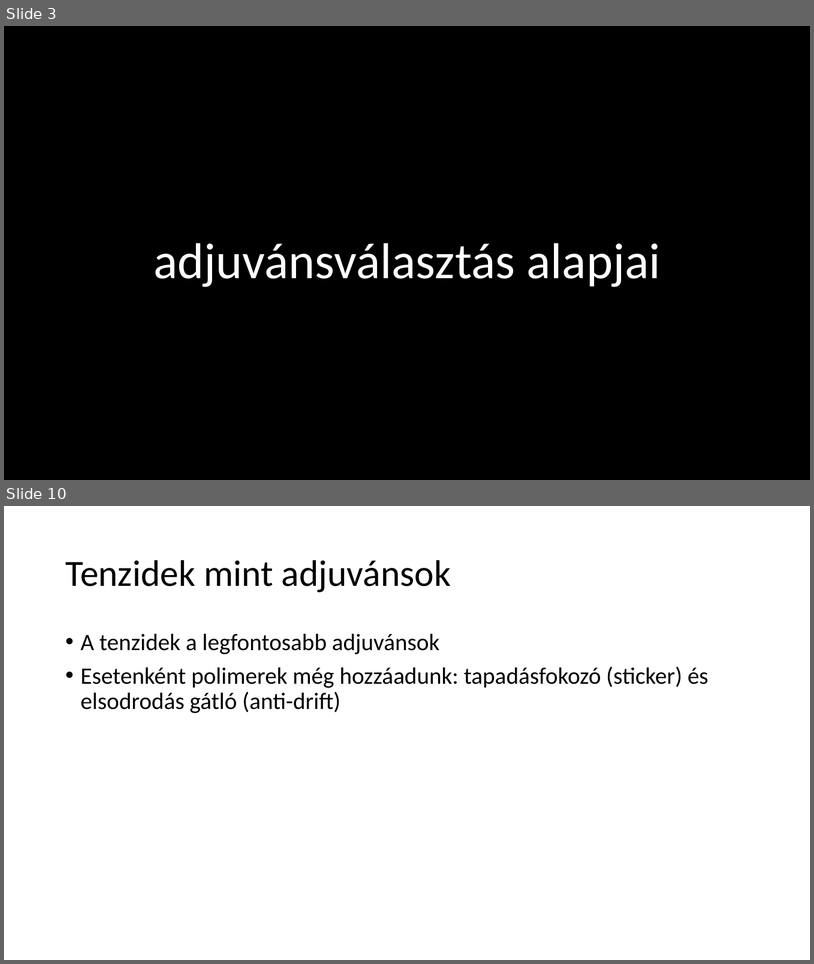
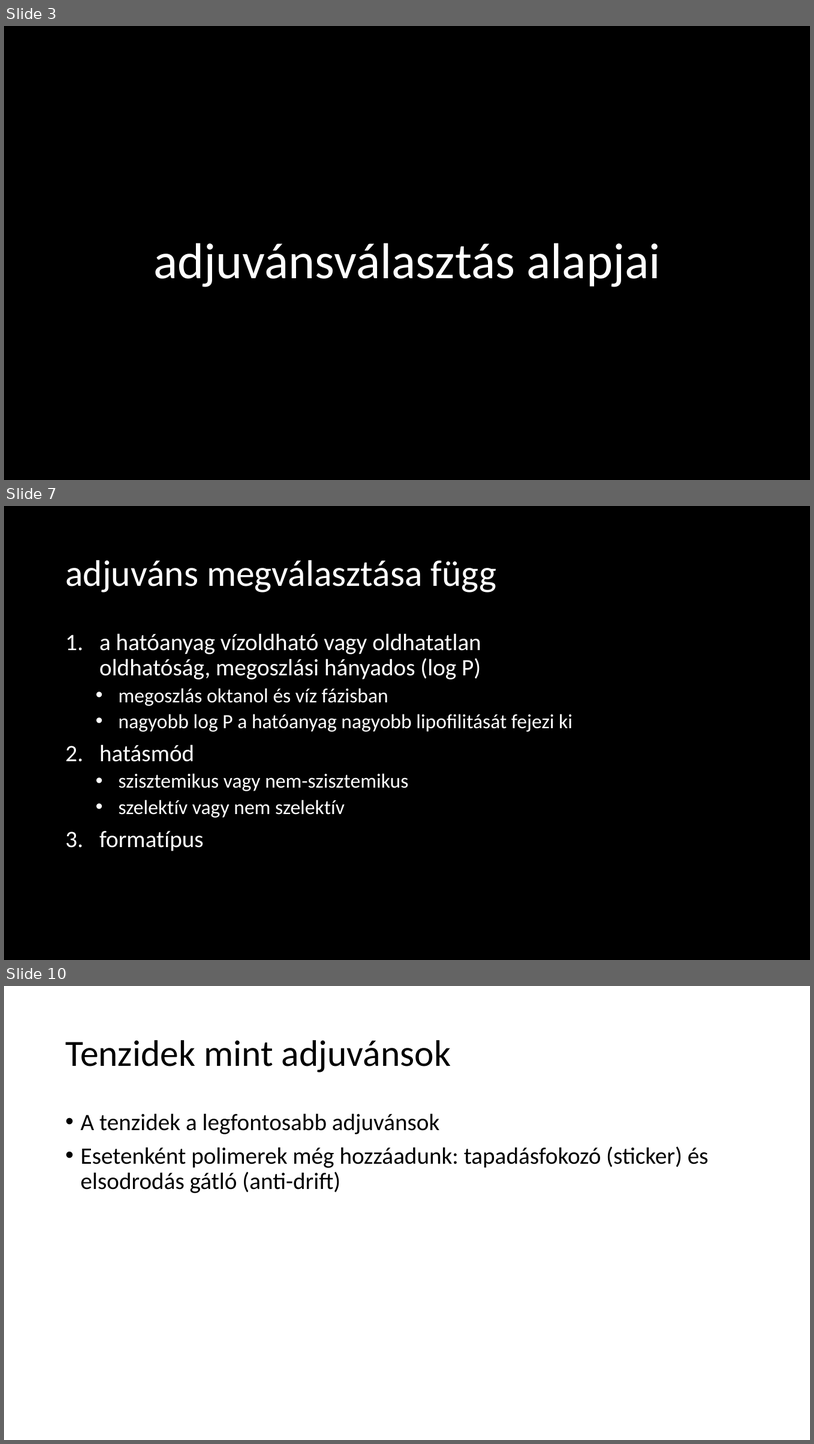
Before and after one commit to LilianaBohus/chemistry-presenations, a slide deck: adjuvants.pptx. Shown one above the other, each under a label of ours: slides 3 and 10 before the commit, slides 3, 7 and 10 after it; the slides between them are not shown. The pictures are 814x964 and 814x1444 pixels, drawn with LibreOffice and Linux fonts; fonts in the diff are those of the drawing; background and template pictures are left out. Boxes give left, top, right and bottom in pixels: in the first picture for what was removed or moved away, otherwise in the second. Text is boxed around its words. In the diff, an @@ line names an element or a change of style, - is before the commit and + after.

```diff
--- a/adjuvants.pptx
+++ b/adjuvants.pptx
@@ slide 7 added at (4,506,810,960), background picture (left out) @@
@@ text added at (65,560,497,592), 44 pt, text #FFFFFF @@
+adjuváns megválasztása függ
@@ text added at (99,633,573,851), 24 pt, text #FFFFFF @@
+1. a hatóanyag vízoldható vagy oldhatatlan
+   oldhatóság, megoszlási hányados (log P)
+  • megoszlás oktanol és víz fázisban
+  • nagyobb log P a hatóanyag nagyobb lipofilitását fejezi ki
+2. hatásmód
+  • szisztemikus vagy nem-szisztemikus
+  • szelektív vagy nem szelektív
+3. formatípus
```
Also in this commit, not shown: 5 slides changed, 1 other slide added, 1 slide removed.
